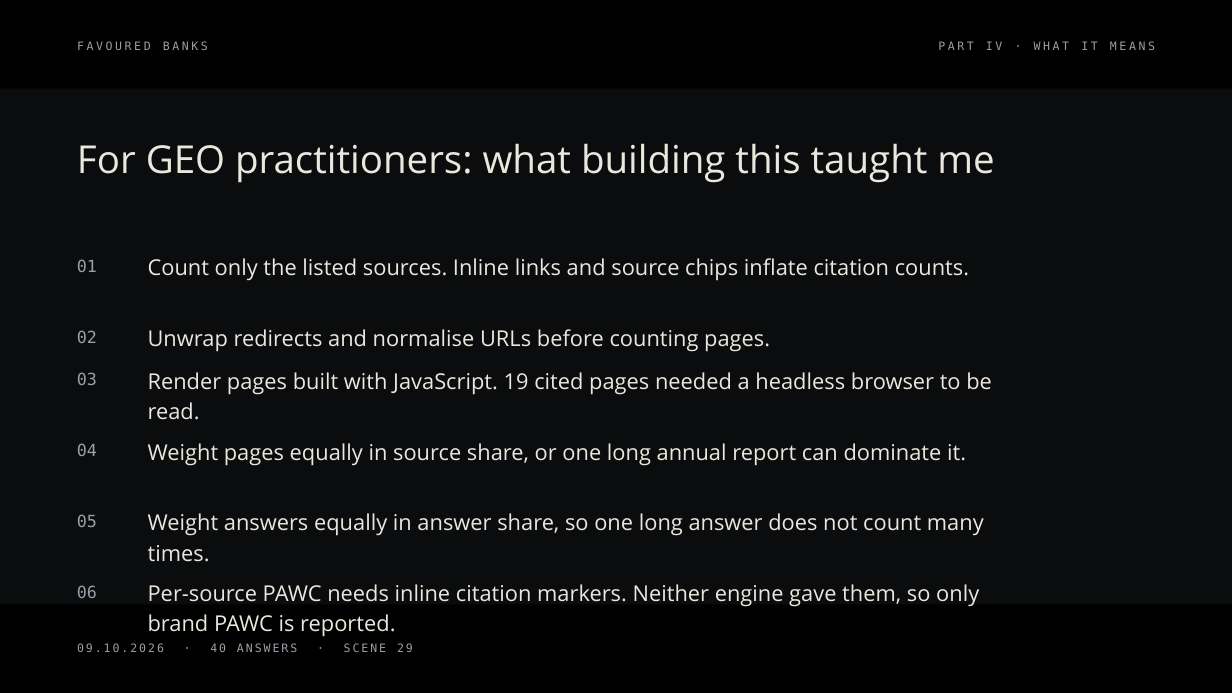
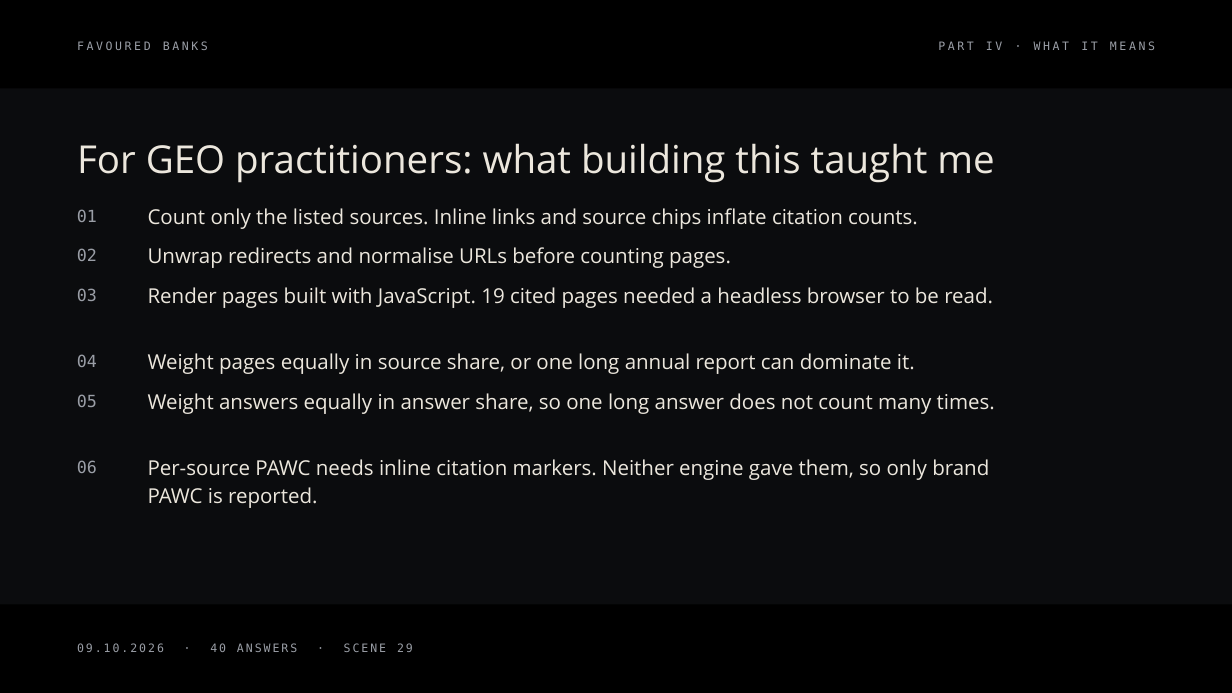
Before and after one commit to rgmwnn/geo-bank-visibility, a slide deck: slide 29 of deck/out/favoured-banks.pptx. Drawn at 1232x693 pixels with LibreOffice and Linux fonts; fonts in the diff are those of the drawing. Boxes give left, top, right and bottom in pixels: in the first picture for what was removed or moved away, otherwise in the second. Text is boxed around its words. In the diff, an @@ line names an element or a change of style, - is before the commit and + after.

```diff
--- a/deck/out/favoured-banks.pptx
+++ b/deck/out/favoured-banks.pptx
@@ text "01" moved from (x1=77, y1=259, x2=97, y2=272) to (x1=77, y1=209, x2=97, y2=222) @@
@@ text "Count only the listed sources. ..." moved from (x1=148, y1=258, x2=969, y2=281) to (x1=148, y1=208, x2=918, y2=229) @@
@@ text "02" moved from (x1=77, y1=330, x2=97, y2=343) to (x1=77, y1=248, x2=97, y2=261) @@
@@ 3 texts moved together from (x1=77, y1=329, x2=992, y2=420) to (x1=77, y1=247, x2=993, y2=308) @@
@@ text "04" moved from (x1=77, y1=443, x2=97, y2=456) to (x1=77, y1=354, x2=97, y2=367) @@
@@ text "Weight pages equally in source ..." moved from (x1=148, y1=443, x2=966, y2=466) to (x1=148, y1=353, x2=915, y2=374) @@
@@ text "05" moved from (x1=77, y1=514, x2=97, y2=527) to (x1=77, y1=394, x2=97, y2=407) @@
@@ text "Weight answers equally in answer ..." moved from (x1=148, y1=513, x2=984, y2=562) to (x1=148, y1=393, x2=995, y2=414) @@
@@ text "06" moved from (x1=77, y1=585, x2=97, y2=598) to (x1=77, y1=460, x2=97, y2=473) @@
@@ size 17 to 16 pt in 6 elements at (x1=148, y1=208, x2=918, y2=229), (x1=148, y1=247, x2=731, y2=268), (x1=148, y1=287, x2=993, y2=308), (x1=148, y1=353, x2=915, y2=374), (x1=148, y1=393, x2=995, y2=414), (x1=148, y1=459, x2=989, y2=508) @@
@@ text "Per-source PAWC needs inline citation ..." moved from (x1=148, y1=584, x2=979, y2=637) to (x1=148, y1=459, x2=989, y2=508) @@
```
Also in this commit, not shown: 24 other slides changed, 8 other files.
